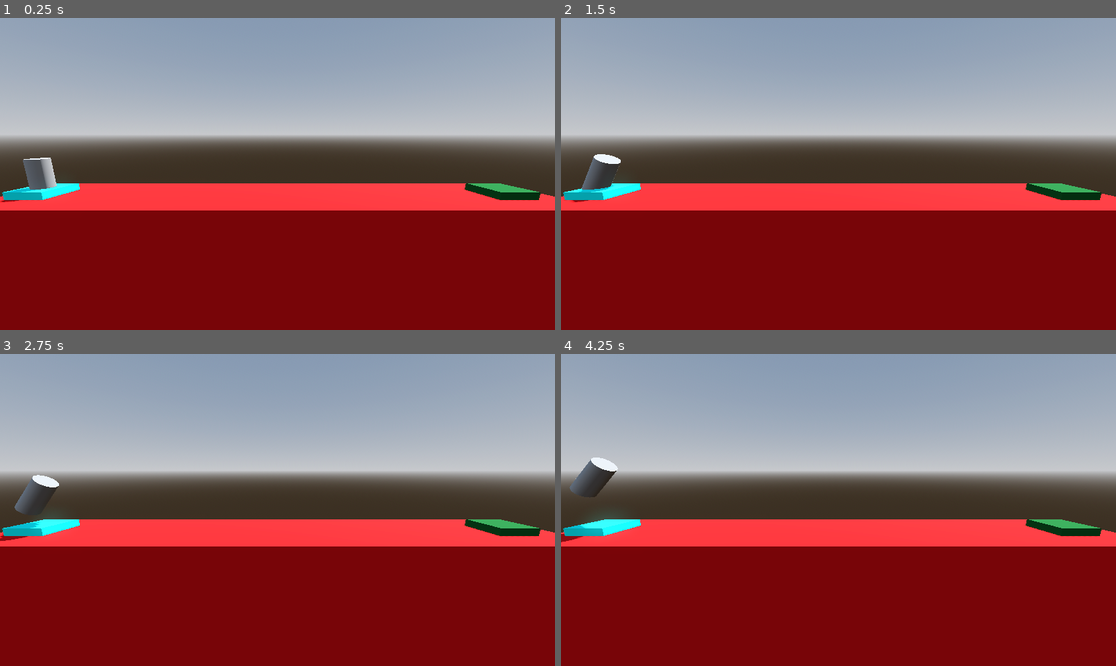
Above: before the commit, frames 1-4 (two rows, left to right).
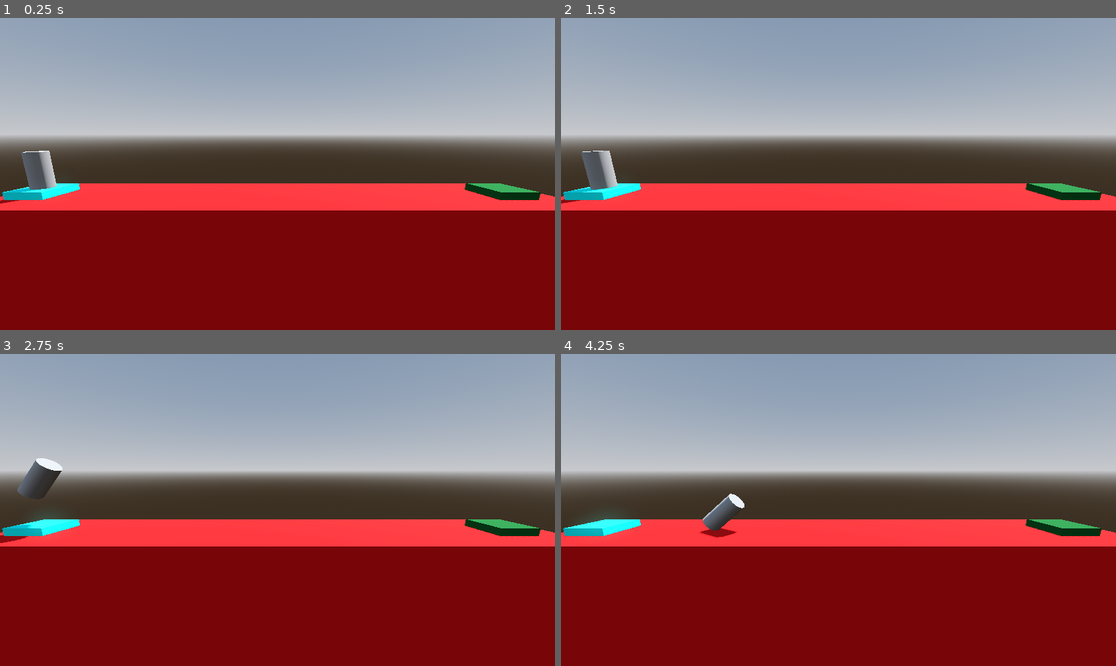
Above: after the commit, the same moments.

Repository: AhmadNasserx/Project-Boost
Game: Godot game, scene res://Level/level.tscn
The game is run twice, just before and just after one commit, with the same random seed, the same clock (stepped at 60 frames per second) and the same inputs.
Inputs:
- Up to frame 1 (0.25 s): no input
- Up to frame 2 (1.5 s): tap Enter (ui_accept) at 0.5, 1.35 s; hold Right (ui_right) 0.53-1.28 s; hold Enter (ui_accept) 0.53-1.28 s; hold Left (ui_left) from 1.28 s (still down)
- Up to frame 3 (2.75 s): tap Enter (ui_accept) at 1.52, 1.82 s; release Left (ui_left) at 2.03 s; hold Right (ui_right) from 2.03 s (still down); hold Enter (ui_accept) from 2.03 s (still down)
- Up to frame 4 (4.25 s): release Enter (ui_accept) at 2.78 s; tap Enter (ui_accept) at 2.85, 3.02, 3.32 s; release Right (ui_right) at 3.53 s; hold Left (ui_left) from 3.53 s (still down); hold Enter (ui_accept) from 3.53 s (still down)

The runs differ from the first frame. In frame 1, 0.1% of the frame differs, in the area x 0-10%, y 42-60%; in frame 2, 0.6%; in frame 3, 0.8%; in frame 4, 1.2%, in the area x 0-34%, y 33-61%.

Commit message:
updating player script

Diff:
--- a/Player/player.gd
+++ b/Player/player.gd
@@ -1,6 +1,7 @@
-extends Node3D
+extends RigidBody3D
 
-
+@export var force = 1000.0
+@export var torque_force = 100.0
 # Called when the node enters the scene tree for the first time.
 func _ready() -> void:
 	pass # Replace with function body.
@@ -9,9 +10,8 @@
 # Called every frame. 'delta' is the elapsed time since the previous frame.
 func _process(delta: float) -> void:
 	if Input.is_action_pressed("ui_accept"):
-		position.y += delta
-
+		apply_central_force(basis.y * delta * force)
 	if Input.is_action_pressed("ui_left"):
-		rotate_z(delta)
+		apply_torque(Vector3(0.0,0.0, torque_force * delta))
 	if Input.is_action_pressed("ui_right"):
-		rotate_z(-delta)
+		apply_torque(Vector3(0.0,0.0, -torque_force * delta))
--- a/Player/player.tscn
+++ b/Player/player.tscn
@@ -1,11 +1,20 @@
-[gd_scene load_steps=3 format=3 uid="uid://cih7gm4sjbfr1"]
+[gd_scene load_steps=4 format=3 uid="uid://cih7gm4sjbfr1"]
 
 [ext_resource type="Script" path="res://Player/player.gd" id="1_cja13"]
 
 [sub_resource type="CylinderMesh" id="CylinderMesh_pfr17"]
 
-[node name="Player" type="Node3D"]
+[sub_resource type="CylinderShape3D" id="CylinderShape3D_4xcpq"]
+
+[node name="Player" type="RigidBody3D"]
+axis_lock_linear_z = true
+axis_lock_angular_x = true
+axis_lock_angular_y = true
+angular_damp = 1.0
 script = ExtResource("1_cja13")
 
 [node name="MeshInstance3D" type="MeshInstance3D" parent="."]
 mesh = SubResource("CylinderMesh_pfr17")
+
+[node name="CollisionShape3D" type="CollisionShape3D" parent="."]
+shape = SubResource("CylinderShape3D_4xcpq")
